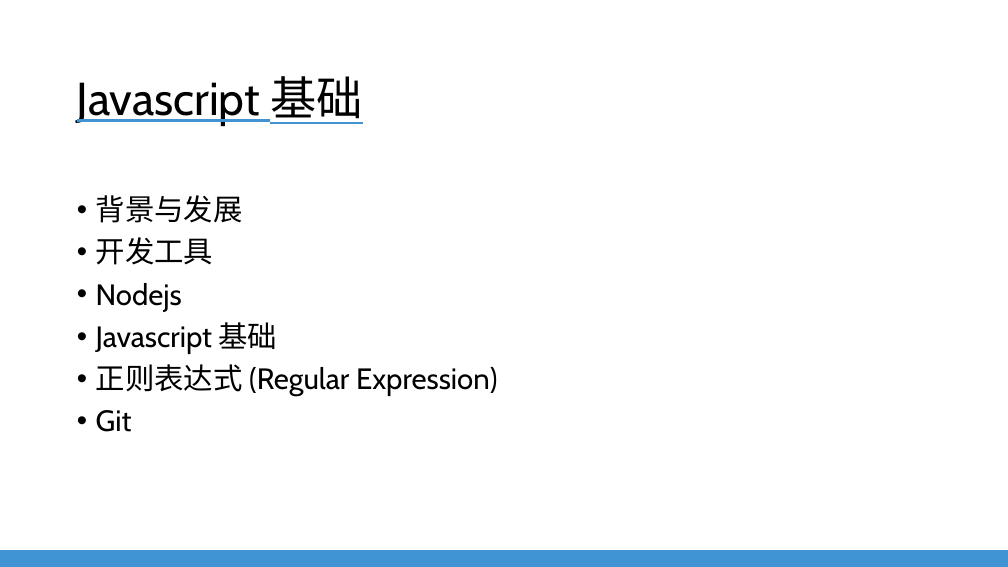
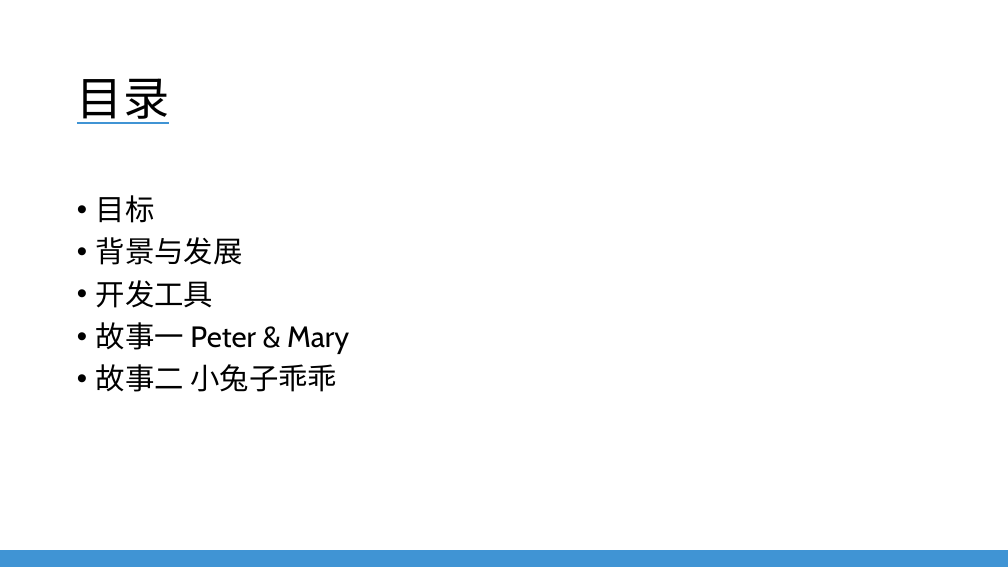
Before and after one commit to EverDoc/NLU, a slide deck: slide 3 of NLU Training - Javascript For QA.pptx. Drawn at 1008x567 pixels with LibreOffice and Linux fonts; fonts in the diff are those of the drawing; background and template pictures are left out. Boxes give left, top, right and bottom in pixels: in the first picture for what was removed or moved away, otherwise in the second. Text is boxed around its words. In the diff, an @@ line names an element or a change of style, - is before the commit and + after.

```diff
--- a/NLU Training - Javascript For QA.pptx
+++ b/NLU Training - Javascript For QA.pptx
@@ title at [77,78,169,124]: text changed @@
-Javascript 基础
+目录
@@ text at [96,195,155,223]: paragraph added @@
+• 目标
@@ text at [96,322,349,392]: text changed @@
-• Nodejs
-• Javascript 基础
-• 正则表达式 (Regular Expression)
-• Git
+• 故事一 Peter & Mary
+• 故事二 小兔子乖乖
```
Also in this commit, not shown: 3 other slides changed, 3 slides added, 5 slides removed, 1 other file.
